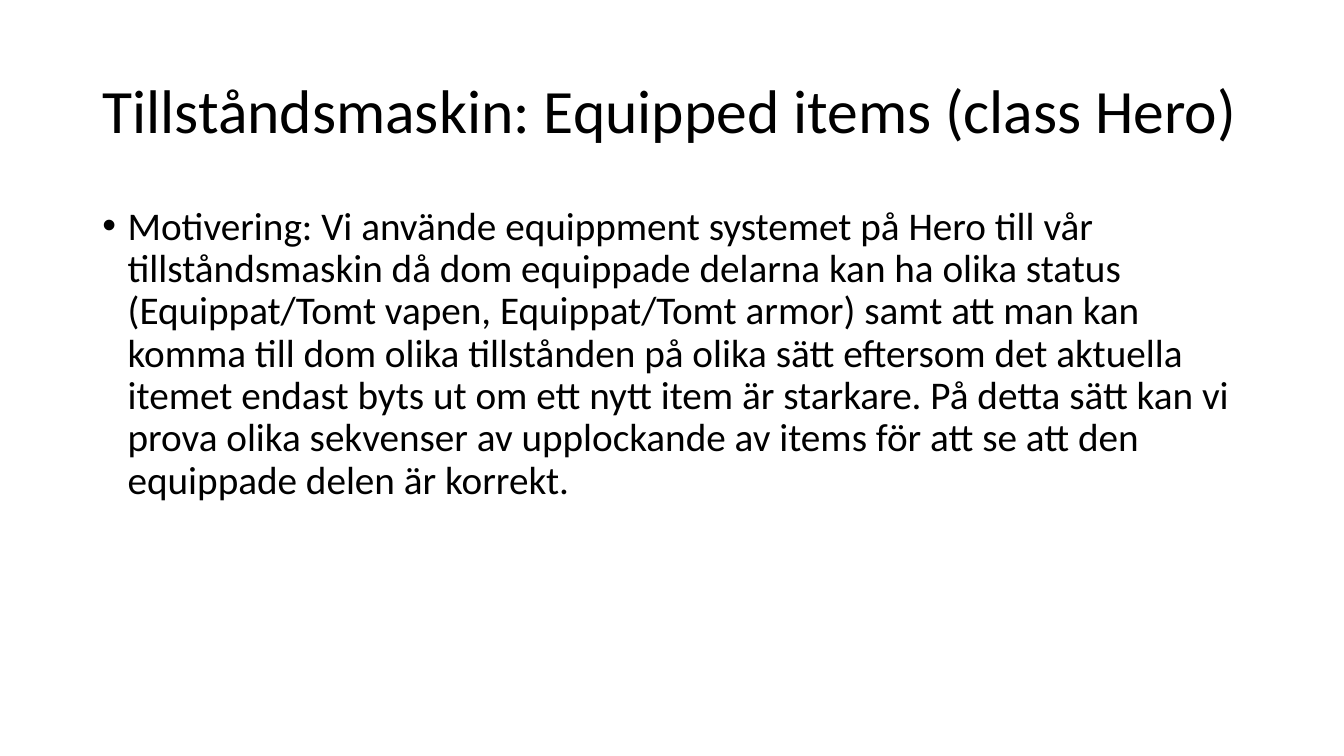
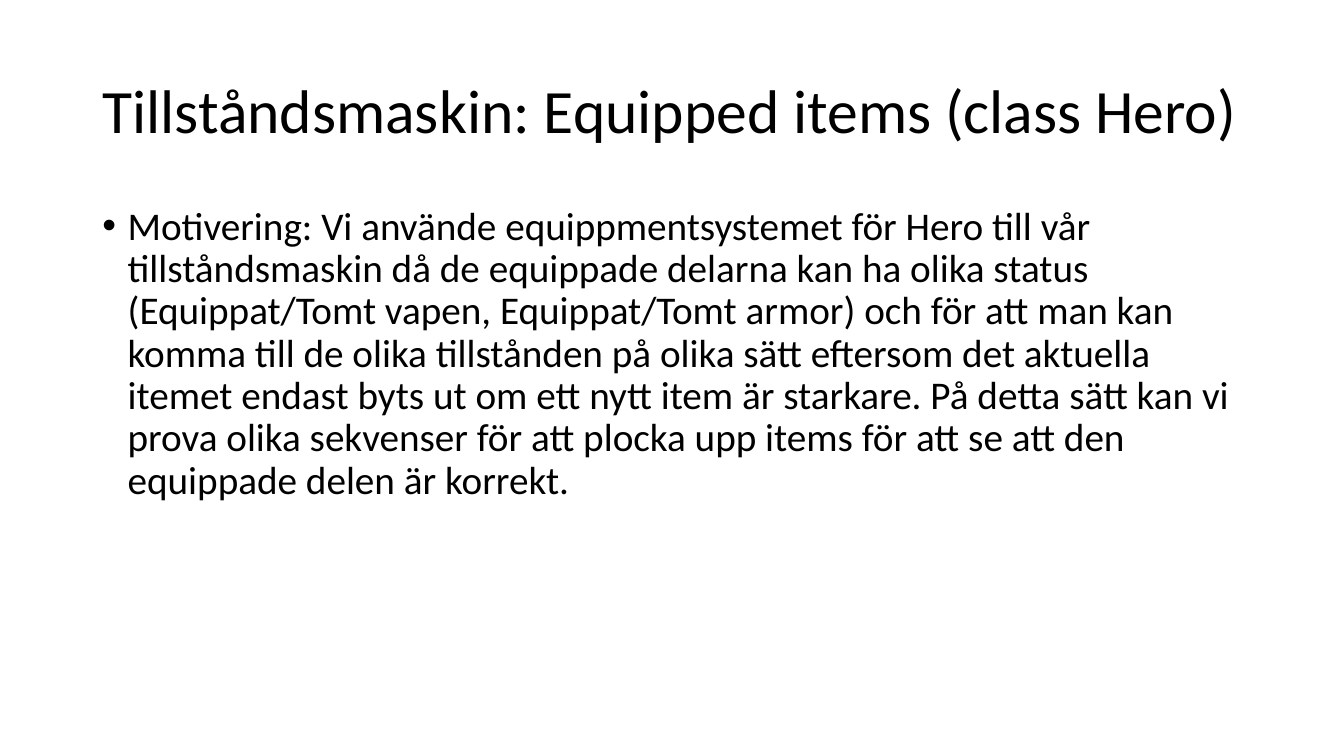
Before and after one commit to hampusidstam/InteGame, a slide deck: slide 23 of docs/Slutredovisning_grp5_v8.pptx. Drawn at 1344x756 pixels with LibreOffice and Linux fonts; fonts in the diff are those of the drawing. Boxes give left, top, right and bottom in pixels: in the first picture for what was removed or moved away, otherwise in the second. Text is boxed around its words. In the diff, an @@ line names an element or a change of style, - is before the commit and + after.

Commit message:
PPT update

```diff
--- a/docs/Slutredovisning_grp5_v8.pptx
+++ b/docs/Slutredovisning_grp5_v8.pptx
@@ text at <box>128,212,1229,501</box>: text changed @@
-• Motivering: Vi använde equippment systemet på Hero till vår tillståndsmaskin då dom equippade delarna kan ha olika status (Equippat/Tomt vapen, Equippat/Tomt armor) samt att man kan komma till dom olika tillstånden på olika sätt eftersom det aktuella itemet endast byts ut om ett nytt item är starkare. På detta sätt kan vi prova olika sekvenser av upplockande av items för att se att den equippade delen är korrekt.
+• Motivering: Vi använde equippmentsystemet för Hero till vår tillståndsmaskin då de equippade delarna kan ha olika status (Equippat/Tomt vapen, Equippat/Tomt armor) och för att man kan komma till de olika tillstånden på olika sätt eftersom det aktuella itemet endast byts ut om ett nytt item är starkare. På detta sätt kan vi prova olika sekvenser för att plocka upp items för att se att den equippade delen är korrekt.
```
Also in this commit, not shown: 3 other slides changed, 1 other file.
